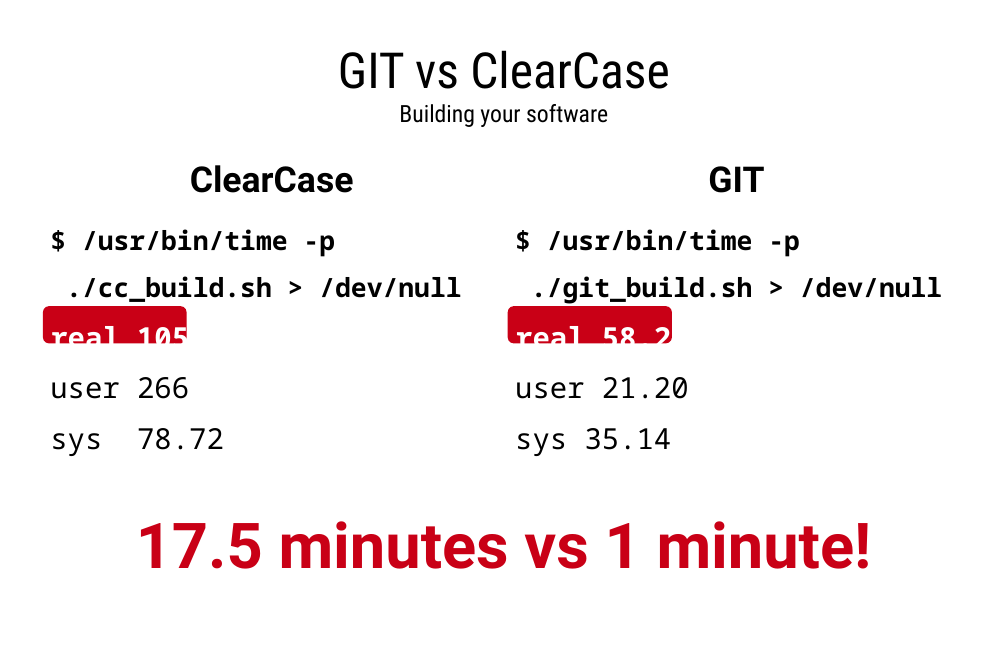
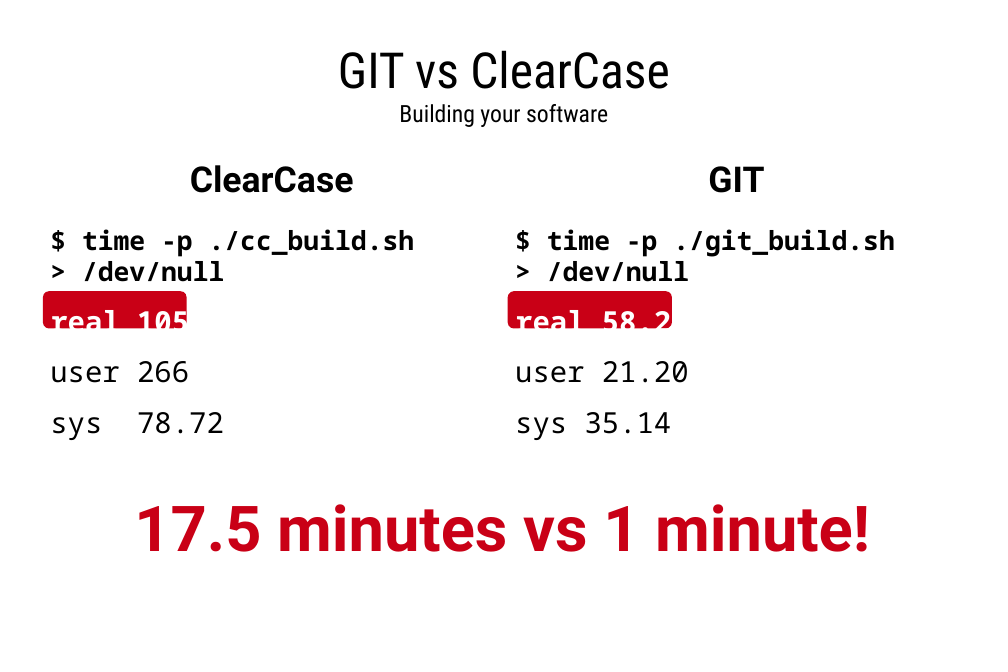
Before and after one commit to 9seconds/WTF-is-GIT-, a slide deck: slide 72 of wtf_is_git.odp. Drawn at 1008x672 pixels with LibreOffice and Linux fonts; fonts in the diff are those of the drawing. Boxes give left, top, right and bottom in pixels: in the first picture for what was removed or moved away, otherwise in the second. Text is boxed around its words. In the diff, an @@ line names an element or a change of style, - is before the commit and + after.

```diff
--- a/wtf_is_git.odp
+++ b/wtf_is_git.odp
@@ text at box(82, 229, 415, 282): text changed @@
-$ /usr/bin/time -p
-./cc_build.sh > /dev/null
+$ time -p ./cc_build.sh > /dev/null
@@ text at box(547, 229, 894, 282): text changed @@
-$ /usr/bin/time -p
-./git_build.sh > /dev/null
+$ time -p ./git_build.sh > /dev/null
@@ 2 rounded rectangles, 1 text: place and size @@
-2 rounded rectangles, 1 text at box(43, 306, 872, 569)
+2 rounded rectangles, 1 text at box(43, 291, 870, 552)
```
Also in this commit, not shown: 5 other slides changed, 1 other file.
